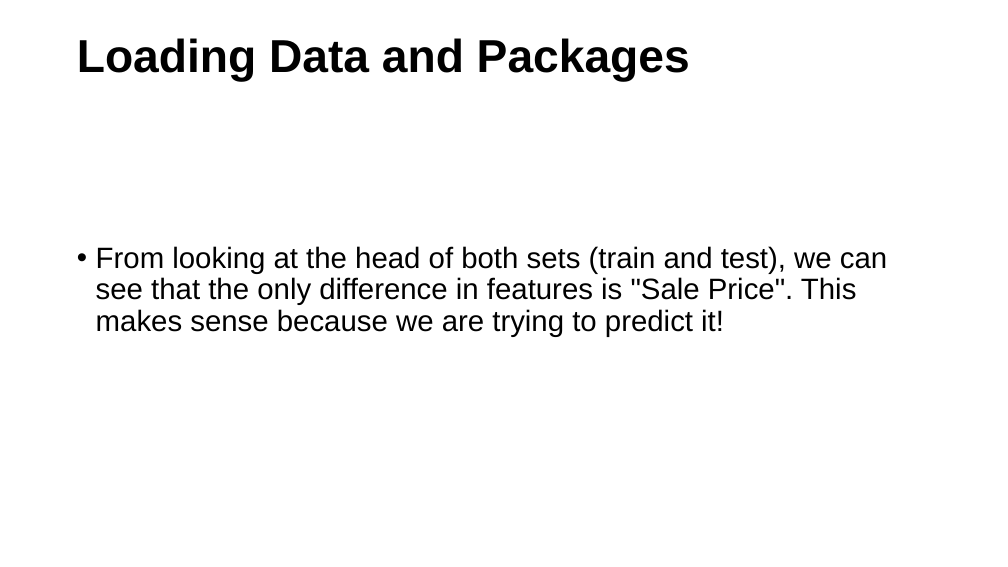
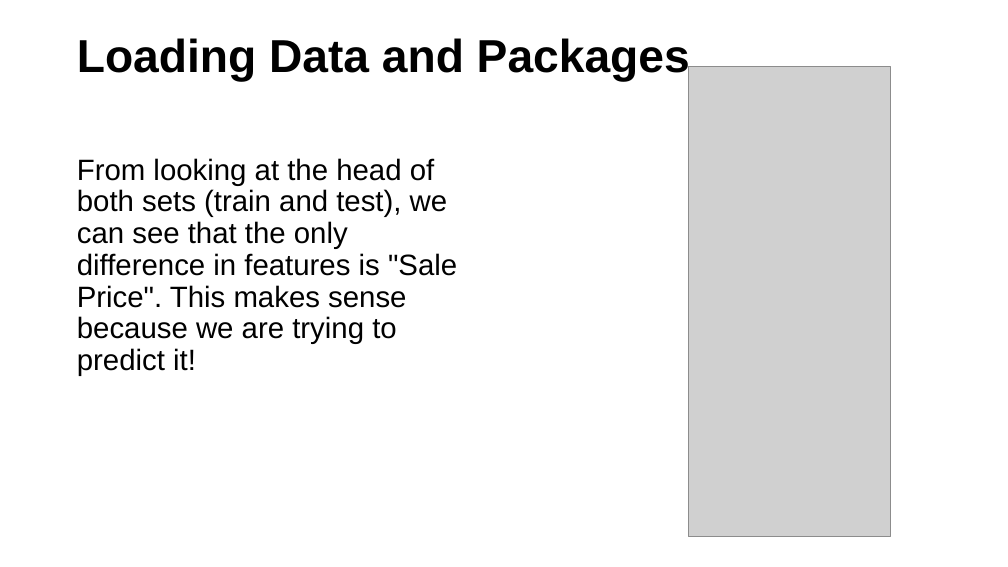
Before and after one commit to AnsarMuhammadAt10Pearls/Intro_To_AI_Course, a slide deck: slide 3 of _week4_Kaggle Dataset-predicting house prices.pptx. Drawn at 1008x567 pixels with LibreOffice and Linux fonts; fonts in the diff are those of the drawing; grey boxes stand for pictures. Boxes give left, top, right and bottom in pixels: in the first picture for what was removed or moved away, otherwise in the second. Text is boxed around its words. In the diff, an @@ line names an element or a change of style, - is before the commit and + after.

```diff
--- a/_week4_Kaggle Dataset-predicting house prices.pptx
+++ b/_week4_Kaggle Dataset-predicting house prices.pptx
@@ picture added at (689, 67, 891, 537) @@
@@ text "From looking at the head ..." at (77, 158, 457, 376): bullet • to none @@
```
Also in this commit, not shown: 8 other slides changed, 3 slides added, 2 slides removed.
